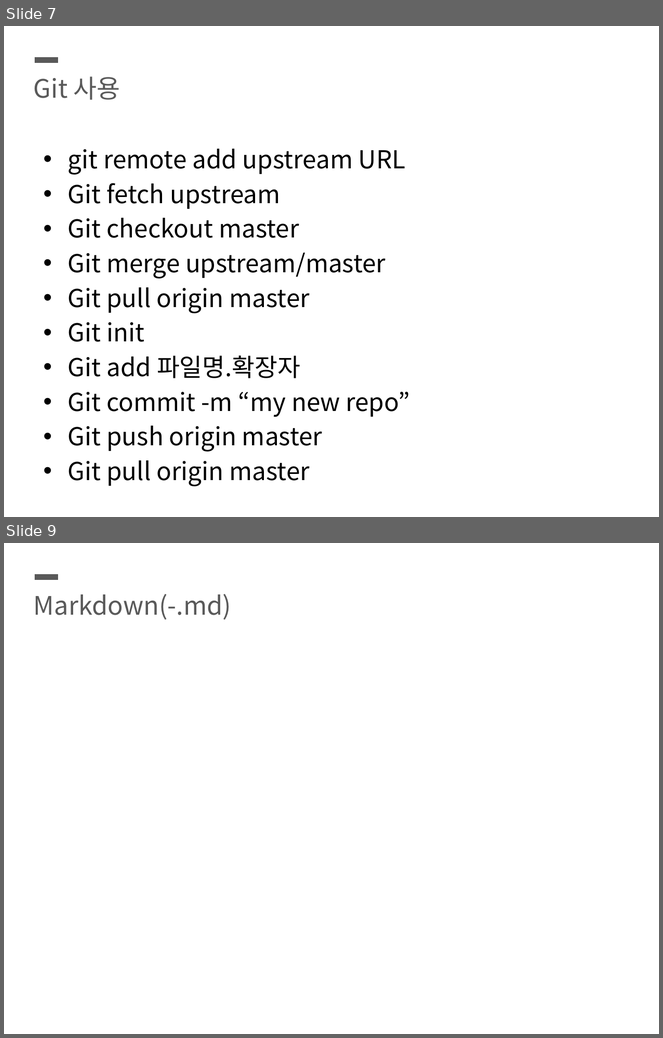
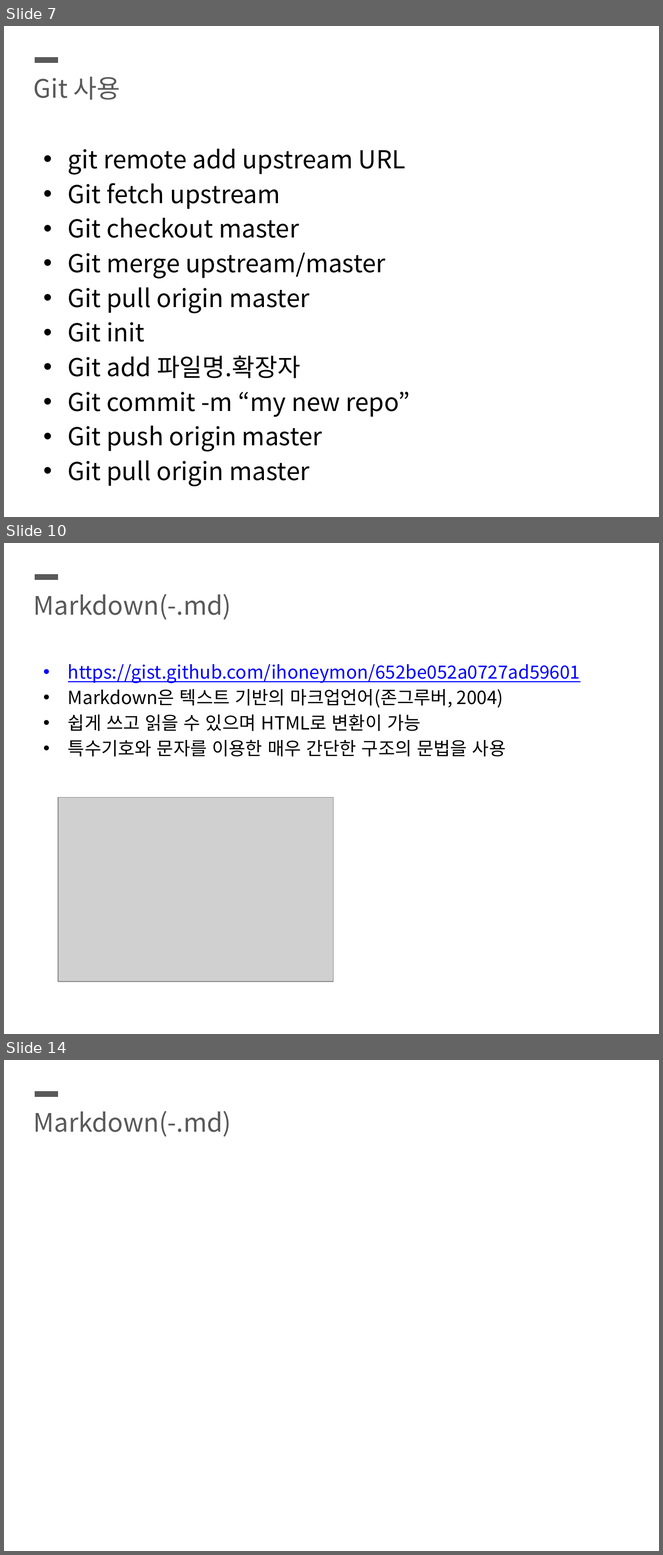
Before and after one commit to SeunghyunKing/OS_blue09, a slide deck: ppt.pptx. Shown one above the other, each under a label of ours: slides 7 and 9 before the commit, slides 7, 10 and 14 after it; the slides between them are not shown. The pictures are 663x1038 and 663x1555 pixels, drawn with LibreOffice and Linux fonts; fonts in the diff are those of the drawing; grey boxes stand for pictures. Boxes give left, top, right and bottom in pixels: in the first picture for what was removed or moved away, otherwise in the second. Text is boxed around its words. In the diff, an @@ line names an element or a change of style, - is before the commit and + after.

```diff
--- a/ppt.pptx
+++ b/ppt.pptx
@@ slide 10 added at [4, 543, 659, 1034], background #FFFFFF @@
@@ line added from (35, 577) to (59, 577), #595959 6 pt @@
@@ text added at [34, 594, 232, 620], 28 pt, text #595959 @@
+Markdown(-.md)
@@ text added at [68, 664, 580, 757], 20 pt, text #000000 @@
+• https://gist.github.com/ihoneymon/652be052a0727ad59601
+• Markdown은 텍스트 기반의 마크업언어(존그루버, 2004)
+• 쉽게 쓰고 읽을 수 있으며 HTML로 변환이 가능
+• 특수기호와 문자를 이용한 매우 간단한 구조의 문법을 사용
@@ picture added at [59, 798, 334, 982] @@
@@ what was slide 9 is now slide 14 @@
```
Also in this commit, not shown: 1 slide changed, 6 other slides added.
